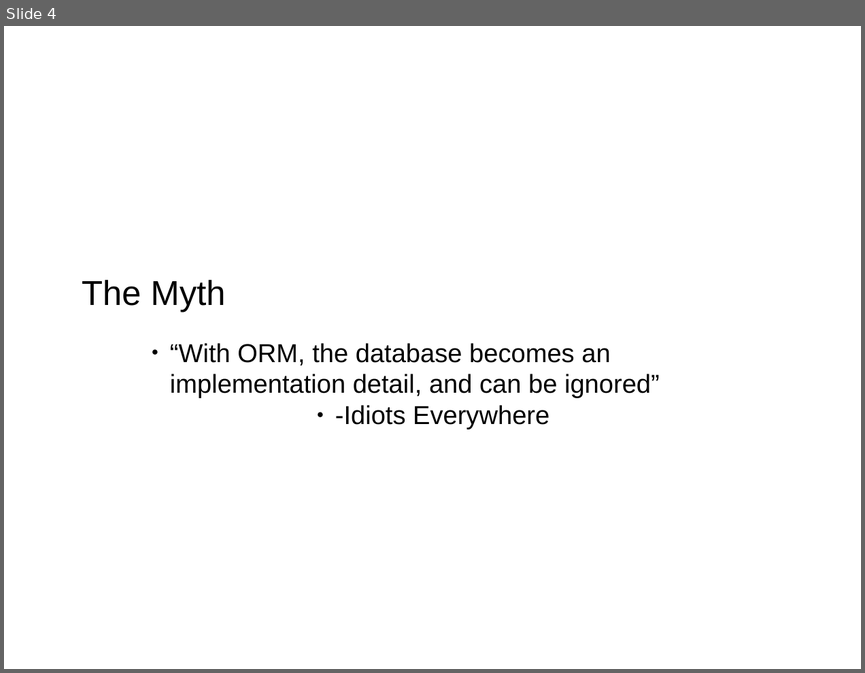
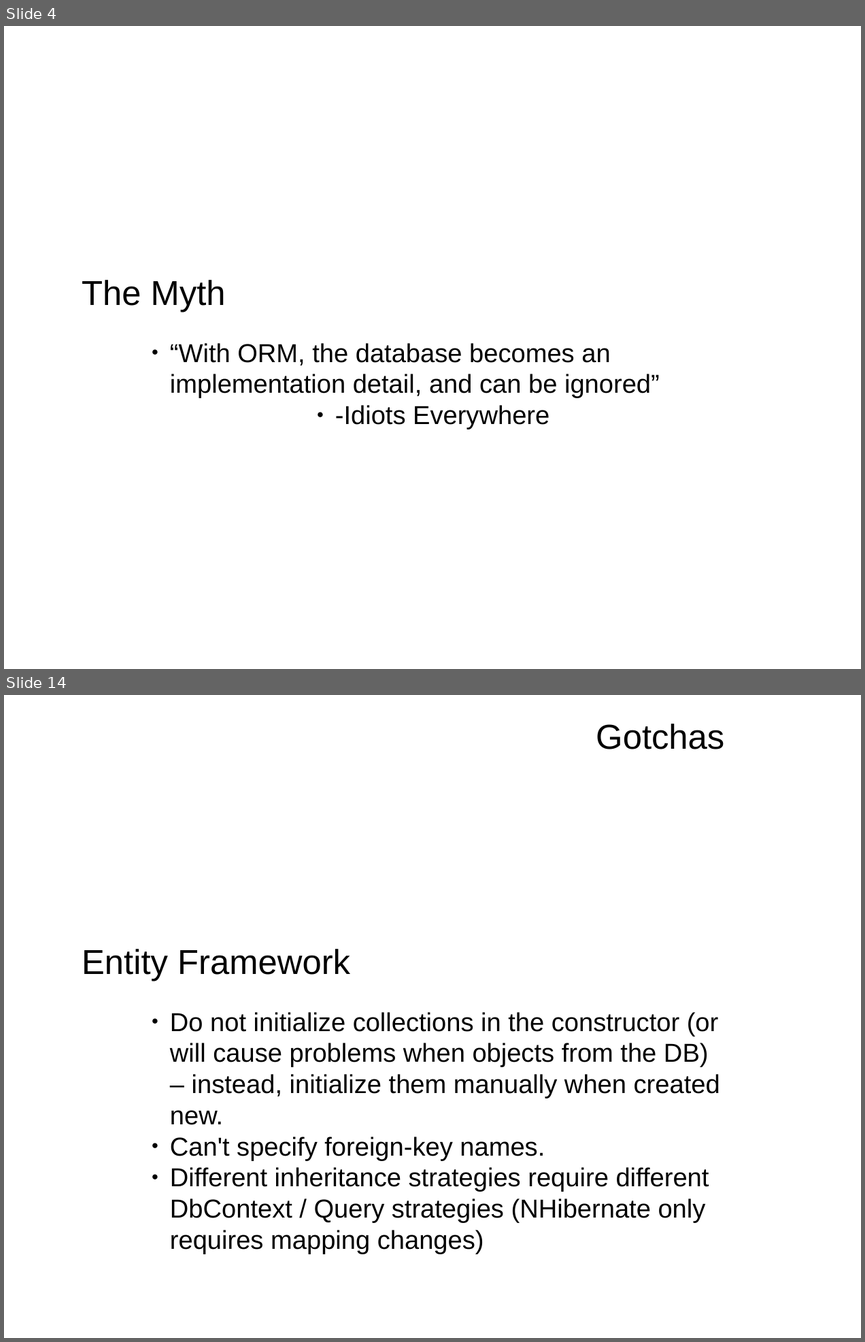
Before and after one commit to mrdrbob/ef-vs-nh, a slide deck: pres/pres.odp. Shown one above the other, each under a label of ours: slide 4 before the commit, slides 4 and 14 after it; the slides between them are not shown. The pictures are 865x673 and 865x1342 pixels, drawn with LibreOffice and Linux fonts; fonts in the diff are those of the drawing; background and template pictures are left out. Boxes give left, top, right and bottom in pixels: in the first picture for what was removed or moved away, otherwise in the second. Text is boxed around its words. In the diff, an @@ line names an element or a change of style, - is before the commit and + after.

```diff
--- a/pres/pres.odp
+++ b/pres/pres.odp
@@ slide 14 added at <box>4,695,861,1338</box>, background picture (left out) @@
@@ text added at <box>596,724,724,749</box>, 32 pt, text #000000 @@
+Gotchas
@@ text added at <box>82,949,350,981</box>, 32 pt, text #000000 @@
+Entity Framework
@@ text added at <box>170,1012,720,1254</box>, 24 pt, text #000000 @@
+● Do not initialize collections in the constructor (or will cause problems when objects from the DB) – instead, initialize them manually when created new.
+● Can't specify foreign-key names.
+● Different inheritance strategies require different DbContext / Query strategies (NHibernate only requires mapping changes)
```
Also in this commit, not shown: 2 slides changed, 26 other slides added, 2 slides removed, 1 other file.
